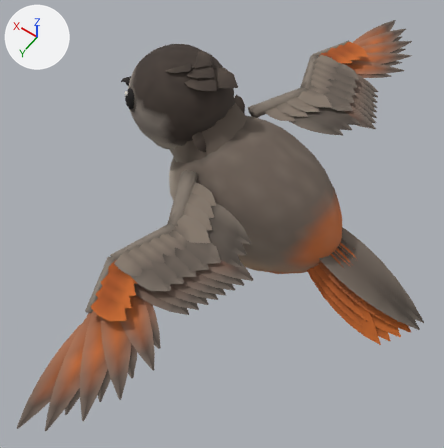
What one commit did to the glTF model art/baked/boot/jay.glb.
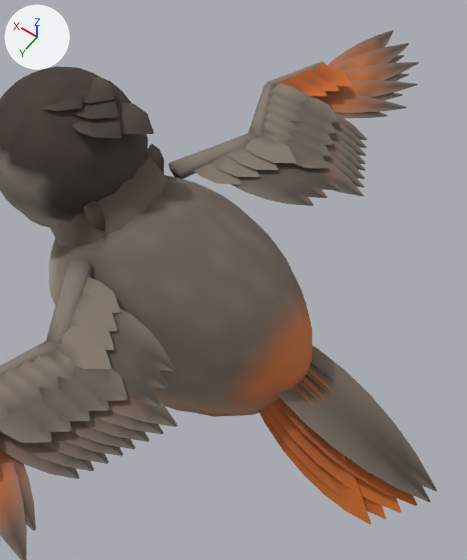
The first picture shows the older version from a camera (50 mm lens) standing at (-0.651, 1.016, 1.719) and looking at (-0.014, 0.125, 0.319). The close-ups show the older and then the newer version on the part from 31% to 100% of the width and 0% to 82% of the height of that picture. Only the edits that show in the close-ups are written down. Arrows for +X, +Y and +Z are at upper left; the lights stay in place. Vertices at exactly the same position are counted once.

Objects in the first close-up: 'jay-body'.
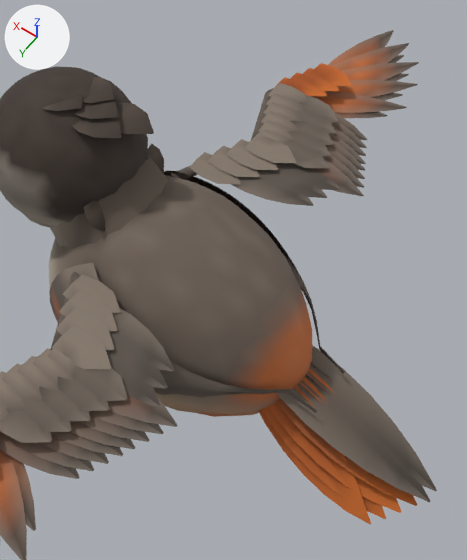
Where the change shows, as pixel boxes (x1, y1, x2, y2) in the close-ups (467 x 560 px; the box of a moved part takes in the faces that stretch with it):
part 1 of me_jay_body, added: after (49, 263, 317, 413)
part 2 of me_jay_body, added: after (164, 171, 345, 374)
part 3 of me_jay_body, moved or reshaped (mostly hidden afterwards): before (0, 61, 325, 373); after (22, 88, 274, 365)
part 4 of me_jay_body, recoloured: before (0, 61, 325, 399); after (0, 77, 292, 399)

What changed in the scene script:
```text
Change me_jay_body:
    used by ob_jay_body; location = (0.0, 0.0, 0.0)
    remove me_jay_body.from_pydata(...)  # 4182 vertices, 6368 faces; spans x -0.62..0.44, y -0.89..0.89, z 0.0..0.73
    add me_jay_body.from_pydata(...)  # 4488 vertices, 6880 faces; spans x -0.62..0.44, y -0.89..0.89, z 0.0..0.73
    me_jay_body part 1: a new loose piece of 153 vertices spanning x -0.38..0.13, y 0.05..0.23, z 0.3..0.51, in mat_kit_leaf
    me_jay_body part 2: a new loose piece of 153 vertices spanning x -0.38..0.13, y -0.23..-0.05, z 0.3..0.51, in mat_kit_leaf
    me_jay_body part 3: 199 vertices moved from x -0.02..0.1, y -0.62..0.62, z 0.48..0.51 to x -0.02..0.09, y -0.62..0.62, z 0.47..0.49; 33 vertices removed from x -0.02..0.09, y -0.48..0.62, z 0.49..0.51; 33 vertices added at x -0.02..0.08, y -0.48..0.62, z 0.47..0.49
    me_jay_body part 4: 529 kept faces spanning x -0.6..0.17, y -0.62..0.62, z 0.15..0.51 get new vertex colours; the middle colour goes from brown #7b6e62 to brown #675a50
```
